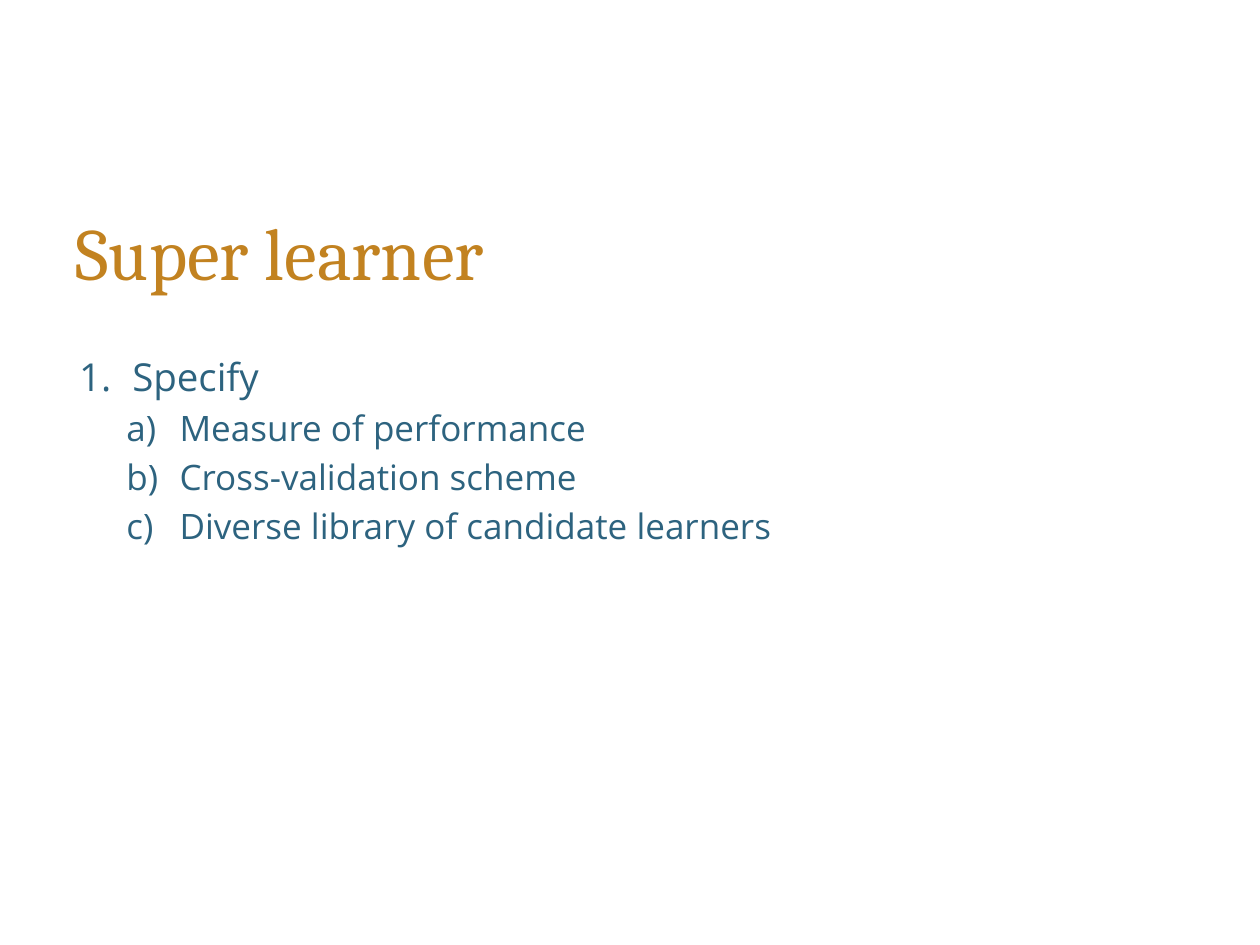
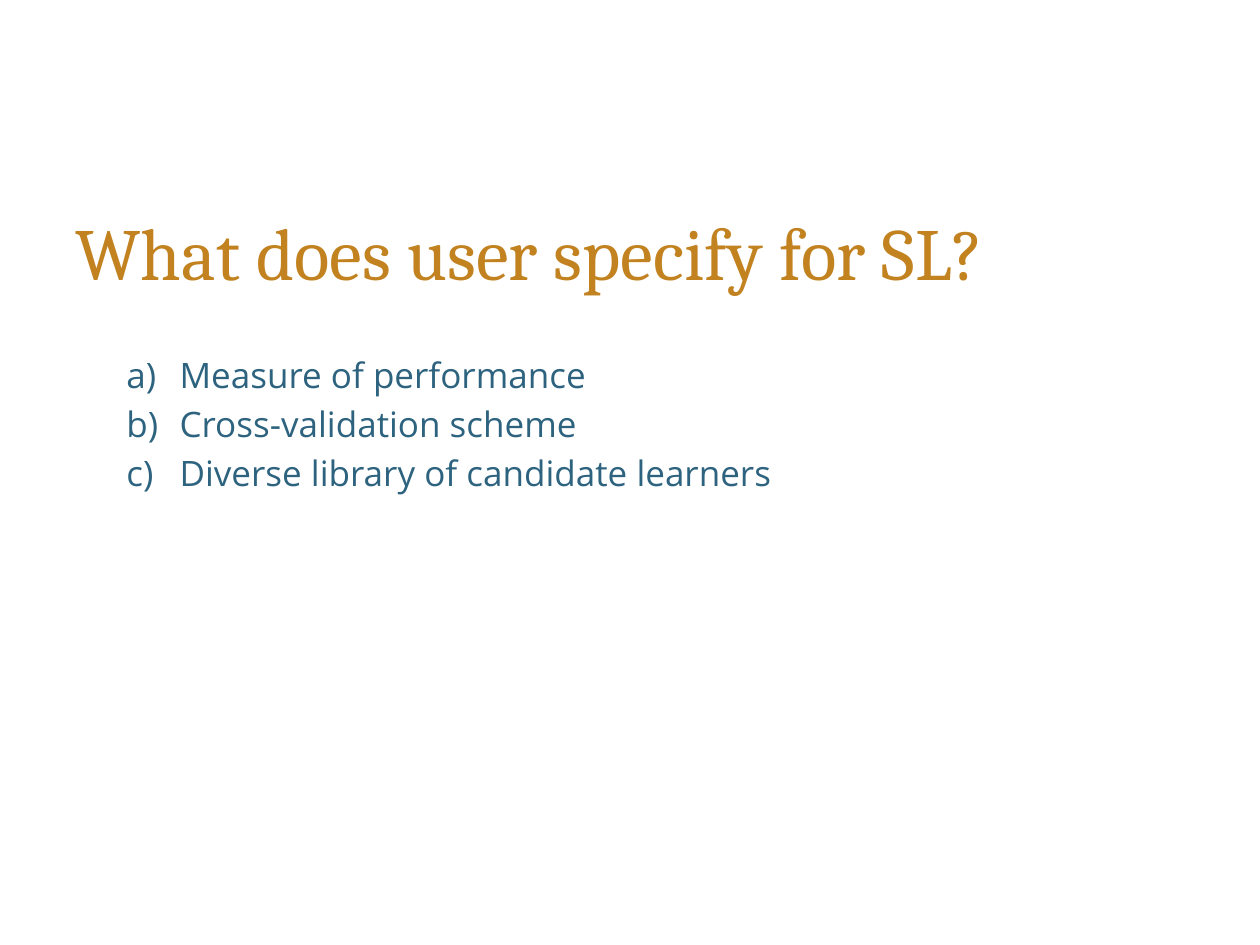
Before and after one commit to tlverse/enar2023-workshop, a slide deck: slide 12 of slides/SL.pptx. Drawn at 1260x945 pixels with LibreOffice and Linux fonts; fonts in the diff are those of the drawing; background and template pictures are left out. Boxes give left, top, right and bottom in pixels: in the first picture for what was removed or moved away, otherwise in the second. Text is boxed around its words. In the diff, an @@ line names an element or a change of style, - is before the commit and + after.

```diff
--- a/slides/SL.pptx
+++ b/slides/SL.pptx
@@ title at [76, 228, 983, 296]: text changed @@
-Super learner
+What does user specify for SL?
@@ text at [132, 361, 259, 401]: paragraph removed @@
-1. Specify
```
Also in this commit, not shown: 4 other slides changed, 13 slides removed, 1 other file.
